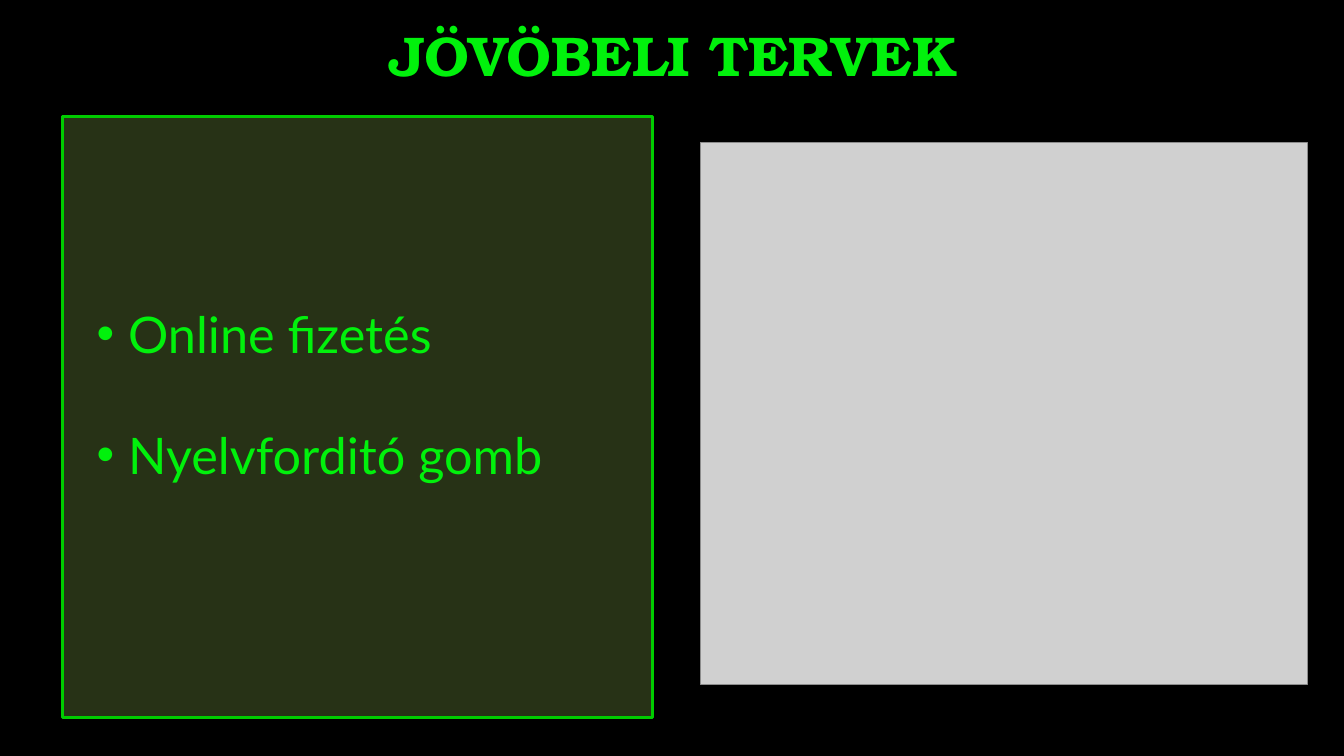
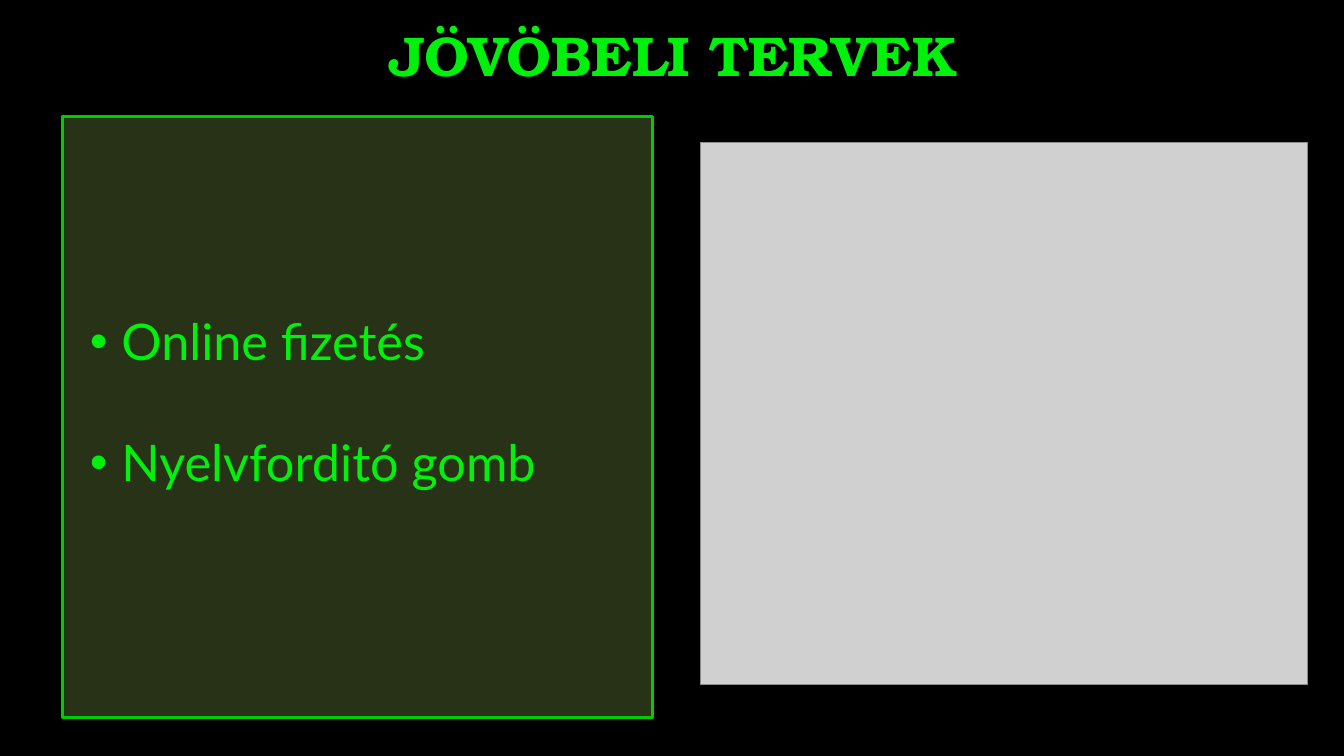
Before and after one commit to Vendel066/NexusDev-vizsga_remek, a slide deck: slide 11 of Presantation 1.pptx (slide 12 before the commit). Drawn at 1344x756 pixels with LibreOffice and Linux fonts; fonts in the diff are those of the drawing; grey boxes stand for pictures; background and template pictures are left out. Boxes give left, top, right and bottom in pixels: in the first picture for what was removed or moved away, otherwise in the second. Text is boxed around its words. In the diff, an @@ line names an element or a change of style, - is before the commit and + after.

Commit message:
Vizsgaremek ppt javitas

```diff
--- a/Presantation 1.pptx
+++ b/Presantation 1.pptx
@@ text "Online fizetés": place and size @@
-text "Online fizetés" at <box>128,316,542,483</box>
+text "Online fizetés" at <box>121,323,536,490</box>
```
